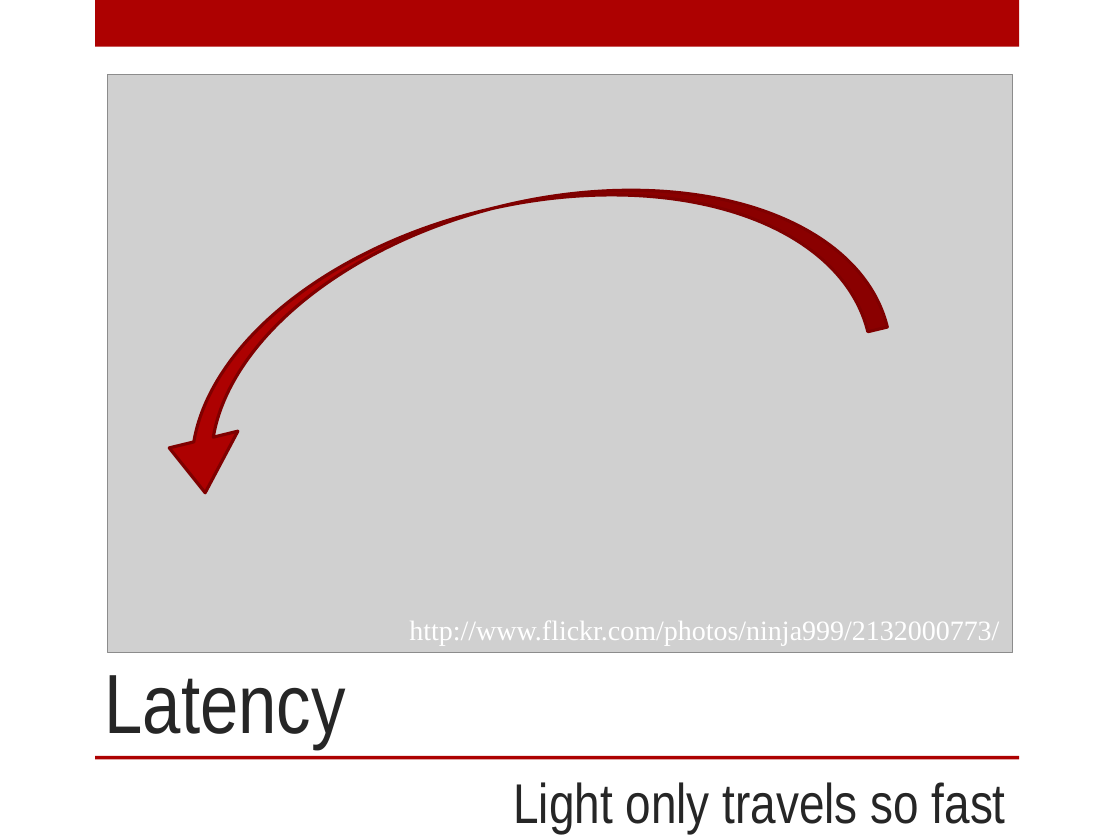
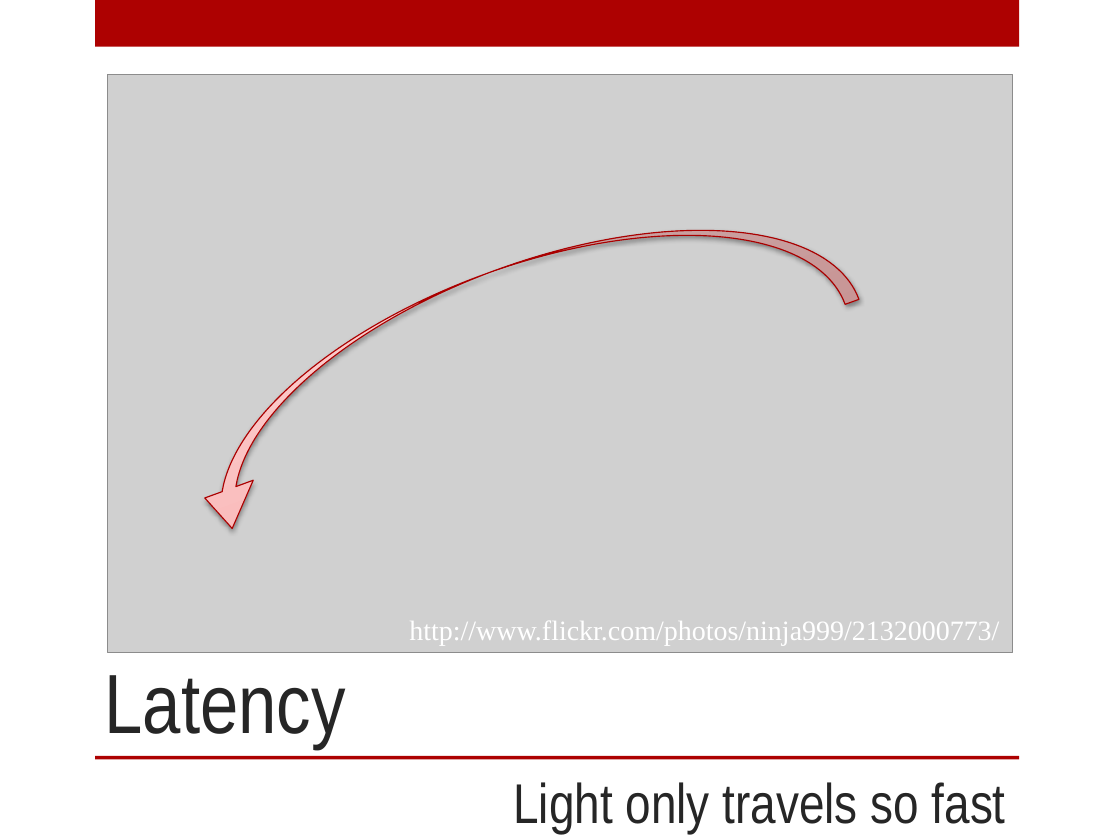
Before and after one commit to digitalBush/nosql-smackdown-talk, a slide deck: slide 28 of nosql-smackdown.pptx. Drawn at 1120x840 pixels with LibreOffice and Linux fonts; fonts in the diff are those of the drawing; grey boxes stand for pictures. Boxes give left, top, right and bottom in pixels: in the first picture for what was removed or moved away, otherwise in the second. Text is boxed around its words. In the diff, an @@ line names an element or a change of style, - is before the commit and + after.

```diff
--- a/nosql-smackdown.pptx
+++ b/nosql-smackdown.pptx
@@ curved down arrow at [156,157,860,538]: fill #AD0101 to gradient #F99E9E to #FABCBC to #FEE4E4; outline #800101 2 pt to #AA0000 0.75 pt; shadow on; rotation 346 to 339 degrees @@
```
Also in this commit, not shown: 8 slides added.
